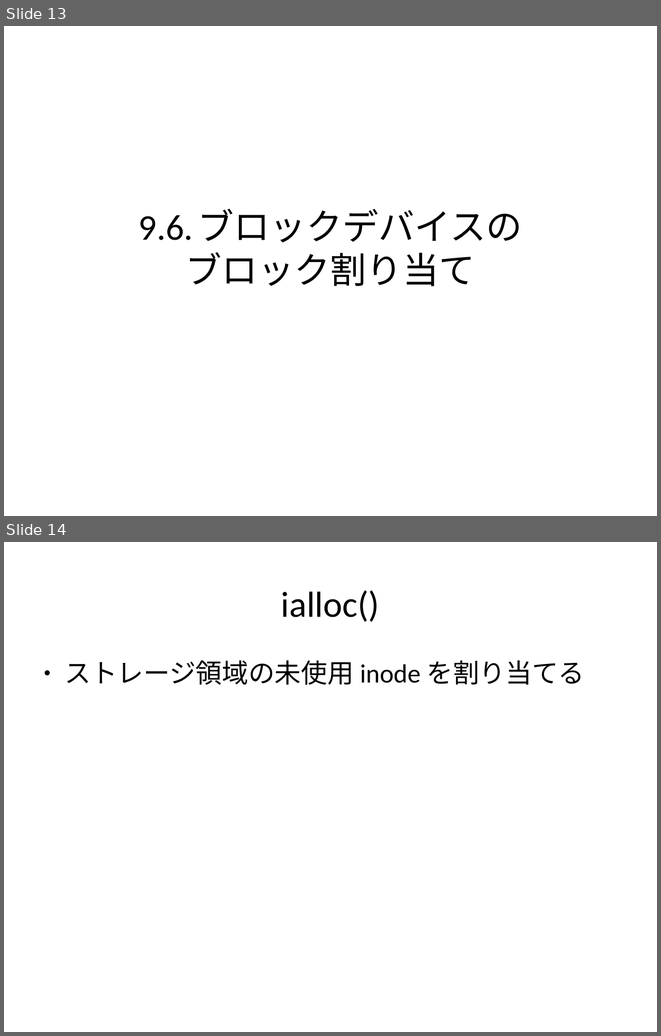
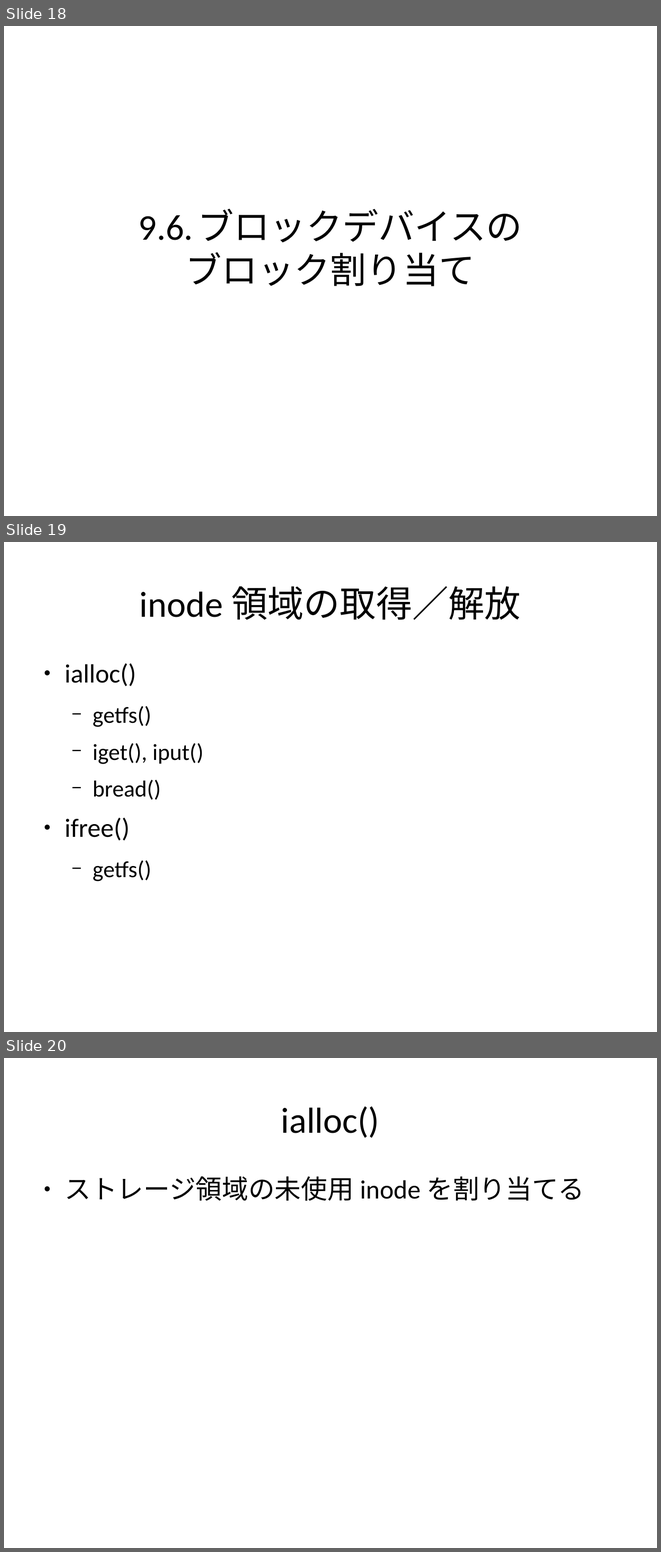
Before and after one commit to andromedroid/ame, a slide deck: doc/unix_v6/inode.odp. Shown one above the other, each under a label of ours: slides 13 and 14 before the commit, slides 18, 19 and 20 after it. The pictures are 661x1036 and 661x1552 pixels, drawn with LibreOffice and Linux fonts; fonts in the diff are those of the drawing. Boxes give left, top, right and bottom in pixels: in the first picture for what was removed or moved away, otherwise in the second. Text is boxed around its words. In the diff, an @@ line names an element or a change of style, - is before the commit and + after.

Commit message:
i'm making inode.odp almost finished.

```diff
--- a/doc/unix_v6/inode.odp
+++ b/doc/unix_v6/inode.odp
@@ slide 19 added at box(4, 542, 657, 1032), background #FFFFFF @@
@@ title added at box(140, 586, 521, 620), 44 pt, text #000000 @@
+inode 領域の取得／解放
@@ text added at box(64, 663, 203, 881), 28 pt, text #000000 @@
+● ialloc()
+  − getfs()
+  − iget(), iput()
+  − bread()
+● ifree()
+  − getfs()
@@ what was slide 13 is now slide 18 @@
@@ what was slide 14 is now slide 20 @@
```
Also in this commit, not shown: 10 slides changed, 7 other slides added, 2 slides removed.
